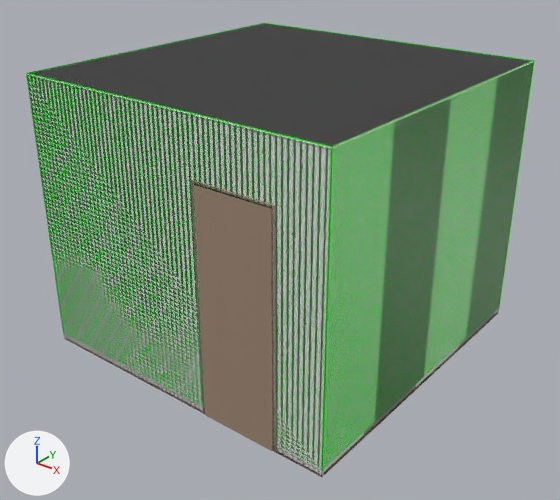
A saved change to the Blender file packages/frontend/assets/room/rooms/default/default.blend.
Before and after are seen from a 50 mm lens placed at (4.0, -5.12, 3.96), pointed at (-0.03, -0.07, 0.83). Arrows for +X, +Y and +Z are at lower left; the lights stay in place. The first picture is the older version.

Before the edit, the objects in view are built like this:
```python
me_plane_011 = bpy.data.meshes.new('Plane.011')
me_plane_011.from_pydata([(-1.51, 0.0, 0.05), (1.51, 0.0, 0.05), (-1.51, 0.0, 2.51), (1.51, 0.0, 2.51), (-1.51, -0.01, 0.05), (1.51, -0.01, 0.05), (-1.51, -0.01, -0.01), (1.51, -0.01, -0.01)], [], [(0, 1, 3, 2), (1, 0, 4, 5), (5, 4, 6, 7)])
for i in [1, 2]: me_plane_011.polygons[i].material_index = 1
me_plane_011.materials.append(mat_x_wall__material_001)  # green #00e701
me_plane_011.materials.append(mat_habaki)  # white #e7e7e7
me_plane_014 = bpy.data.meshes.new('Plane.014')
me_plane_014.from_pydata([(-1.5, 0.0, 0.05), (1.5, 0.0, 0.05), (-1.5, 0.0, 2.5), (1.5, 0.0, 2.5), (-1.5, -0.01, 0.05), (1.5, -0.01, 0.05), (-1.5, -0.01, 0.0), (1.5, -0.01, 0.0)], [], [(0, 1, 3, 2), (1, 0, 4, 5), (5, 4, 6, 7)])
ob_300_floor_1 = bpy.data.objects.new('300-floor', None)
ob_300_floor_1.location = (0.0, 0.0, 0.0)
ob_300_floor_1.instance_type = 'COLLECTION'
ob_300_floor_1.instance_collection = col_300_floor
ob_300_wall = bpy.data.objects.new('__300_WALL__', me_plane_011)
ob_300_wall.location = (0.0, 0.0, 0.0)
ob_room_wall__wall = bpy.data.objects.new('__ROOM_WALL__wall', me_plane_014)
ob_room_wall__wall.location = (0.0, 0.0, 0.0)
# also in view: '__WALL_S__' at (0.0, -1.48, 1.25); '300-ceiling' at (0.0, 0.0, 2.5); '__WALL_E__' at (1.5, 0.0, 1.25)
```
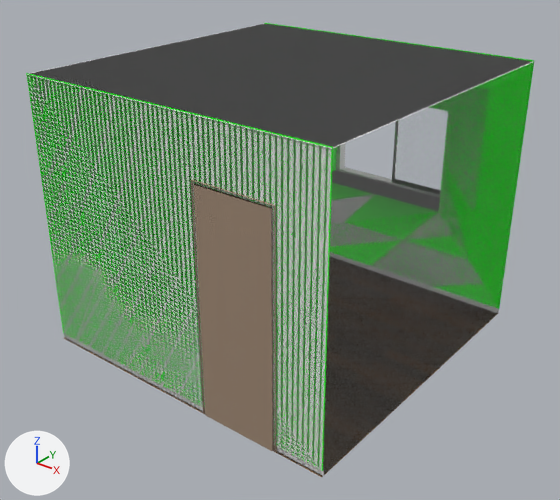
Pixel boxes [x1, y1, x2, y2] of what changed, in the pictures (560 x 500 px):
'__WALL_E__', hidden (green)
    before: [320, 61, 533, 475]
'__WALL_W__', hidden
    before: [26, 23, 265, 340]
'__WALL_N__', unchanged, uncovered by the edit
    before: [265, 23, 534, 313]
    after: [264, 23, 534, 313]
'300-floor', unchanged, uncovered by the edit
    before: [65, 313, 498, 477]
    after: [64, 257, 498, 477]

The edits, one by one:
Object '__300_WALL__' (ob_300_wall) is now hidden.
Object '__ROOM_WALL__wall' (ob_room_wall__wall) is now hidden.
